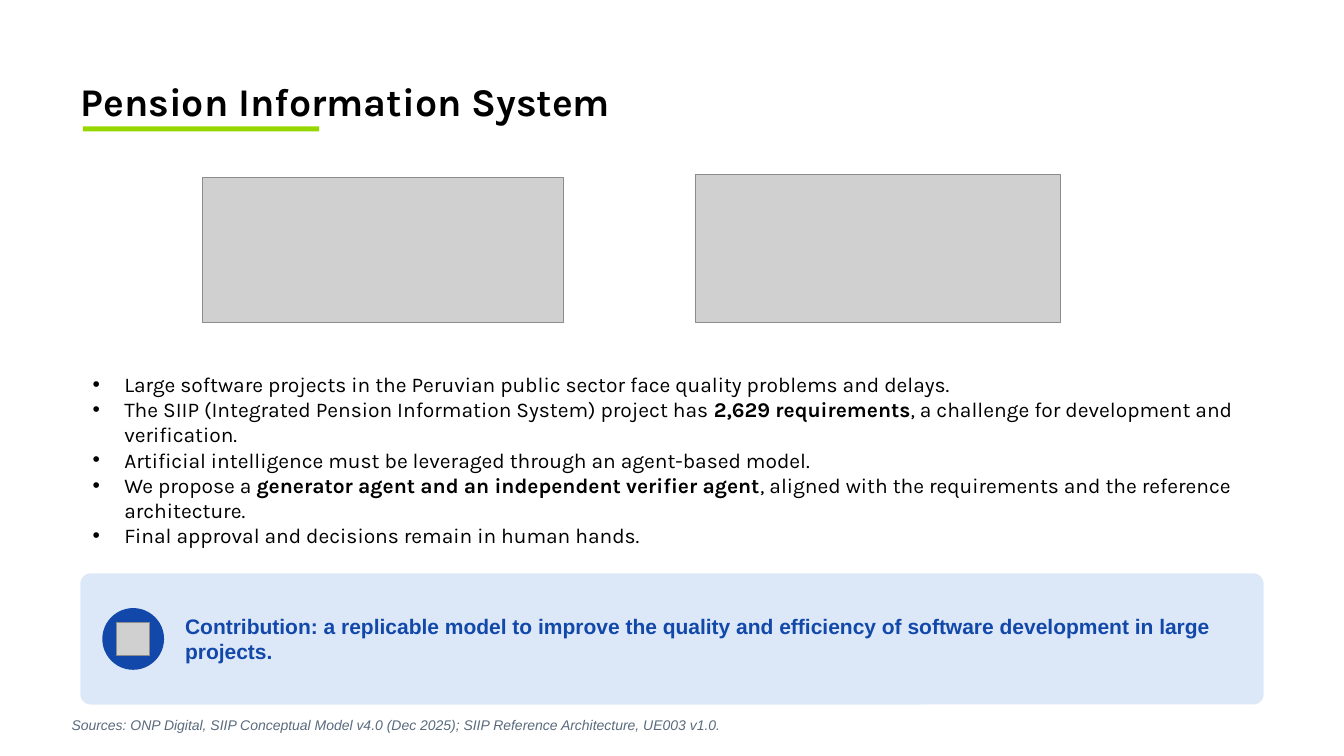
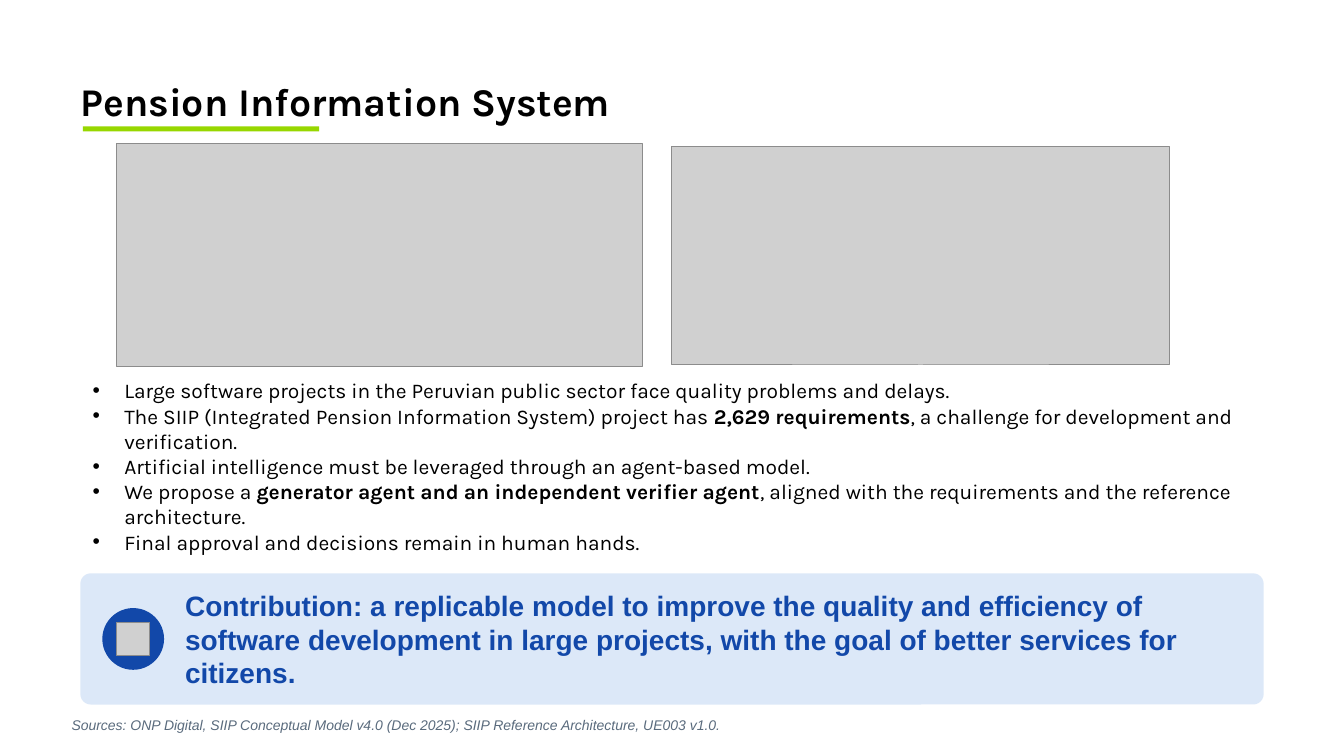
Before and after one commit to felixricharmendoza/UNMSM-Research-Methods-2026-II, a slide deck: slide 2 of Summary of sessions 1–7.pptx. Drawn at 1344x756 pixels with LibreOffice and Linux fonts; fonts in the diff are those of the drawing; grey boxes stand for pictures; background and template pictures are left out. Boxes give left, top, right and bottom in pixels: in the first picture for what was removed or moved away, otherwise in the second. Text is boxed around its words. In the diff, an @@ line names an element or a change of style, - is before the commit and + after.

Commit message:
ppt intermedio

```diff
--- a/Summary of sessions 1–7.pptx
+++ b/Summary of sessions 1–7.pptx
@@ picture: place and size @@
-picture at bbox=[203, 177, 565, 323]
+picture at bbox=[117, 143, 642, 366]
@@ picture: place and size @@
-picture at bbox=[696, 174, 1062, 323]
+picture at bbox=[671, 146, 1170, 365]
@@ text "Large software projects in the ...": place and size @@
-text "Large software projects in the ..." at bbox=[124, 377, 1232, 548]
+text "Large software projects in the ..." at bbox=[124, 383, 1232, 555]
@@ text at bbox=[185, 595, 1176, 684]: text changed; size 15 to 20 pt @@
-Contribution: a replicable model to improve the quality and efficiency of software development in large projects.
+Contribution: a replicable model to improve the quality and efficiency of software development in large projects, with the goal of better services for citizens.
```
